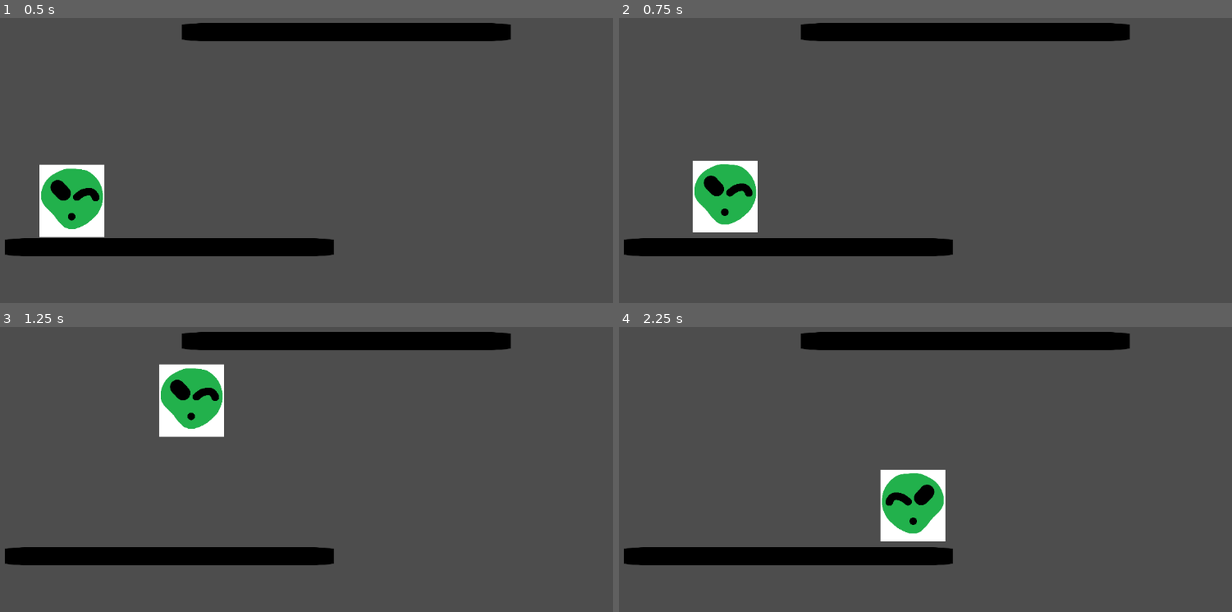
Above: before the commit, frames 1-4 (two rows, left to right).
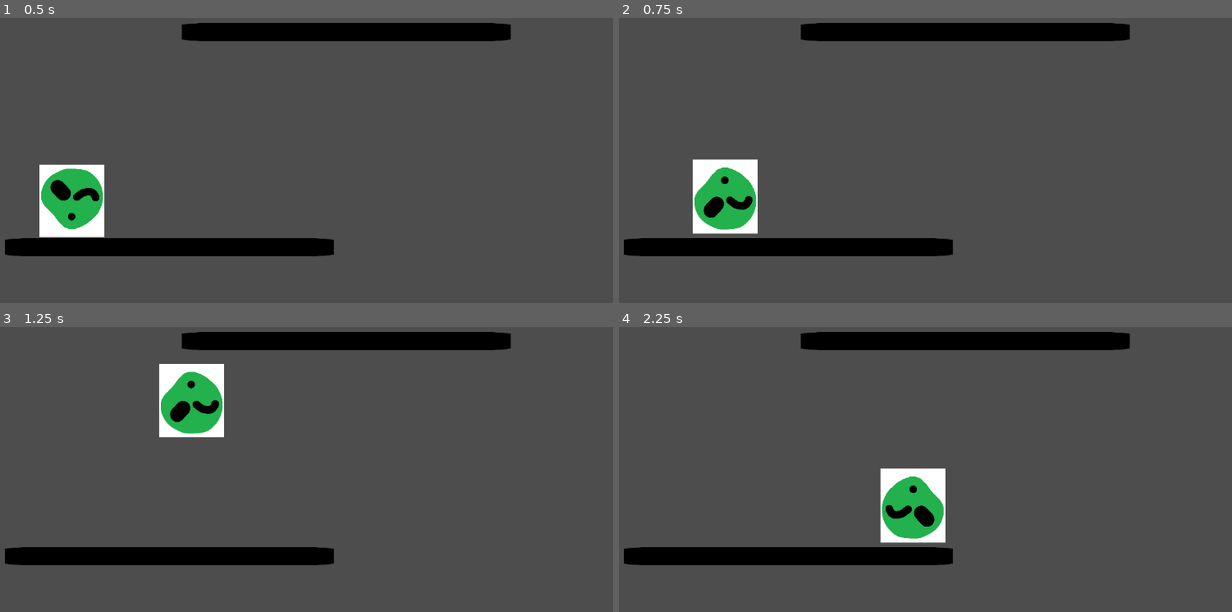
Above: after the commit, the same moments.

Repository: mustard221/GamesNow
Game: Godot game, scene res://Moving.tscn
Same seed, same stepped clock (60 frames per second), same inputs: the game is played once before the commit and once after it. The engine's default icon, where the game draws it, is replaced by a stand-in: a white triangle on a blue panel in a dark square.
Inputs:
- Up to frame 1 (0.5 s): no input
- Up to frame 2 (0.75 s): hold D (RIGHT) from 0.53 s (still down); tap Q (SWITCH) at 0.6 s
- Up to frame 3 (1.25 s): keep holding D (RIGHT); tap Space (JUMP) at 0.77 s
- Up to frame 4 (2.25 s): tap Q (SWITCH) at 1.35, 2.1 s; tap Space (JUMP) at 1.52 s; release D (RIGHT) at 2.03 s; hold A (LEFT) from 2.03 s (still down)

Frame 1 is identical in both runs. In frame 2, 1.4% of the frame differs, in the area x 12-23%, y 49-76%; in frame 3, 1.4%; in frame 4, 1.4%.

Commit message:
fix the sprite

Diff:
--- a/gamejammovementtest1/Player.gd
+++ b/gamejammovementtest1/Player.gd
@@ -7,7 +7,7 @@
 const SPEED = 300.0
 const JUMP_VELOCITY = -400.0
 var grav = 1
-
+var is_flipped = false
 var grav_dir = GRAV_DIR.DOWN
 
 func _physics_process(delta: float) -> void:
@@ -36,6 +36,13 @@
 				GRAV_DIR.DOWN:
 					up_direction = Vector2.UP
 			velocity += -up_direction * grav
+	if Input.is_action_just_pressed("SWITCH"):
+		is_flipped = !is_flipped
+
+		if is_flipped:
+			$Sprite2D.scale.y = -0.2
+		else:
+			$Sprite2D.scale.y = 0.2
 
 	# Handle jump.
 	if Input.is_action_just_pressed("JUMP") and is_on_floor():
